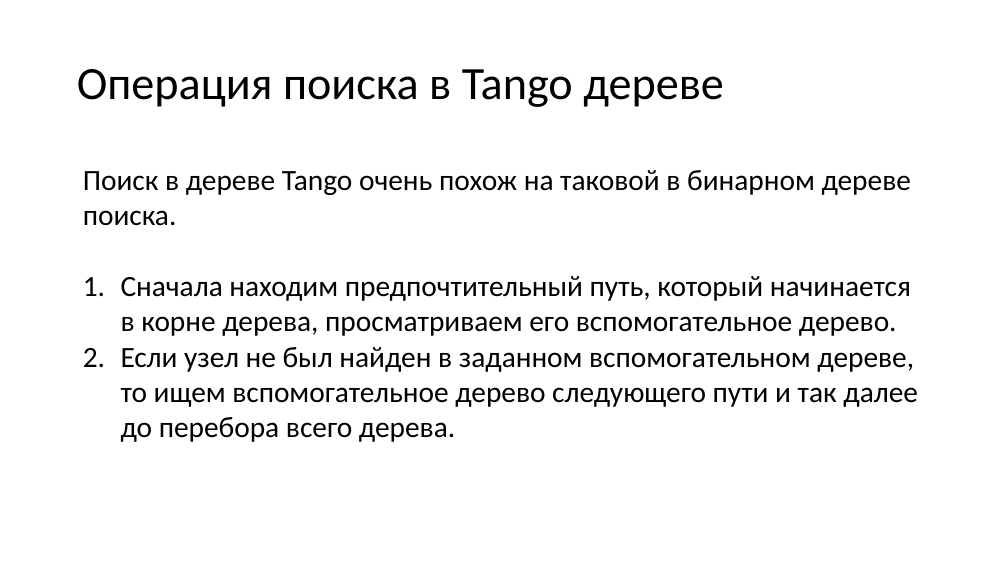
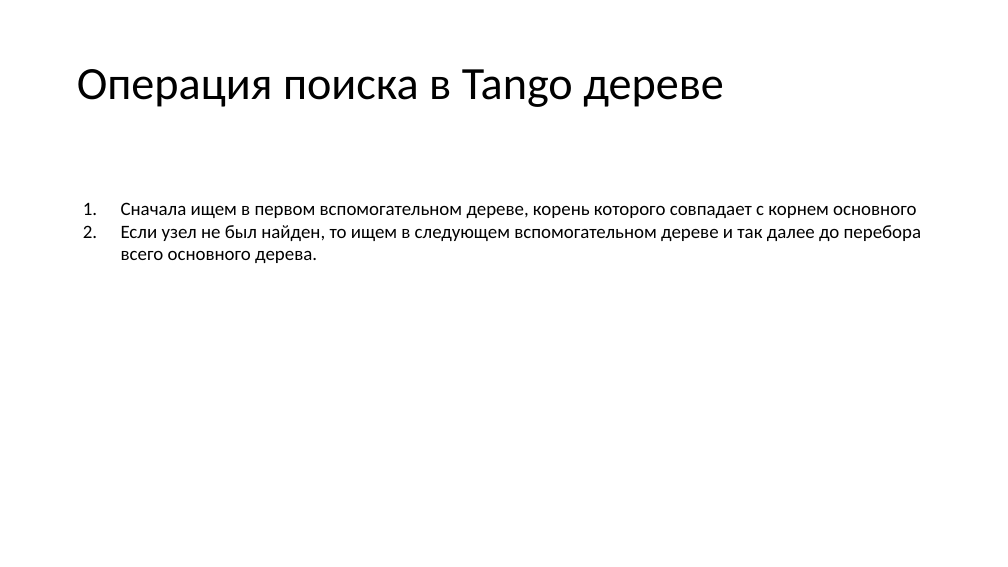
Before and after one commit to Far0ver/TangoTree, a slide deck: slide 8 of Танго дерево презентация.pptx (slide 6 before the commit). Drawn at 1008x567 pixels with LibreOffice and Linux fonts; fonts in the diff are those of the drawing. Boxes give left, top, right and bottom in pixels: in the first picture for what was removed or moved away, otherwise in the second. Text is boxed around its words. In the diff, an @@ line names an element or a change of style, - is before the commit and + after.

```diff
--- a/Танго дерево презентация.pptx
+++ b/Танго дерево презентация.pptx
@@ text at (121,202,922,263): text changed; size 28 to 18 pt @@
-Поиск в дереве Tango очень похож на таковой в бинарном дереве поиска.
-1. Сначала находим предпочтительный путь, который начинается в корне дерева, просматриваем его вспомогательное дерево.
-2. Если узел не был найден в заданном вспомогательном дереве, то ищем вспомогательное дерево следующего пути и так далее до перебора всего дерева.
+1. Сначала ищем в первом вспомогательном дереве, корень которого совпадает с корнем основного
+2. Если узел не был найден, то ищем в следующем вспомогательном дереве и так далее до перебора всего основного дерева.
```
Also in this commit, not shown: 12 other slides changed, 6 slides added, 3 slides removed.
